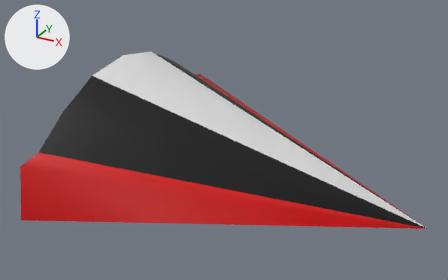
One commit to the FBX model Unreal 4.21.2 Team 17 Project/Team17Project 4.21/Assets/M_Player_One.fbx: the scene before it, then after it.
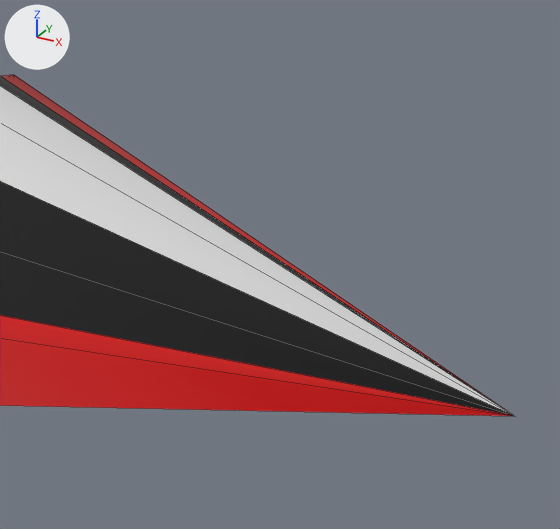
Each version is shown whole from a 50 mm camera at (1.429, -3.075, 1.797) aimed at (-0.196, -0.121, 0.32), then close up on the part from 43% to 100% of the width and 14% to 100% of the height. The axes (+X, +Y, +Z) are drawn at upper left. The lights are the same throughout. The close-ups show mesh edges as thin lines. Where no turn or scale is listed for an object, it has been applied to the vertices.

Before the edit, the objects in view are built like this:
```python
me_mesh = bpy.data.meshes.new('Mesh')
me_mesh.from_pydata(...)  # 12 vertices, 16 faces; spans x -1.0..1.0, y -1.0..1.0, z 0.0..0.7
# faces by material slot: [4, 10, 2]
me_mesh.materials.append(mat_lambert2)  # red #d30000
me_mesh.materials.append(mat_lambert3)  # black #000000
me_mesh.materials.append(mat_lambert4)  # light grey #e3e3e3
# before: 3 (-1.0, 0.59, 0.5), 4 (-1.0, 0.31, 0.65), 5 (-1.0, 0.0, 0.7), 6 (-1.0, -0.31, 0.65), 7 (-1.0, -0.59, 0.5)
# before: 11 (1.0, 0.0, 0.0) at pixel (515, 416)
ob_pcone1 = bpy.data.objects.new('pCone1', me_mesh)
ob_pcone1.location = (0.0, 0.0, 0.0)
```
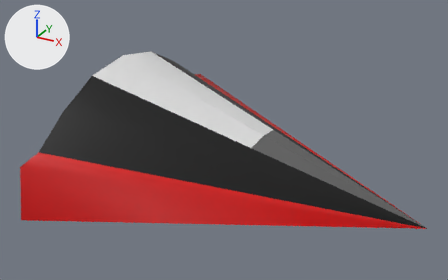
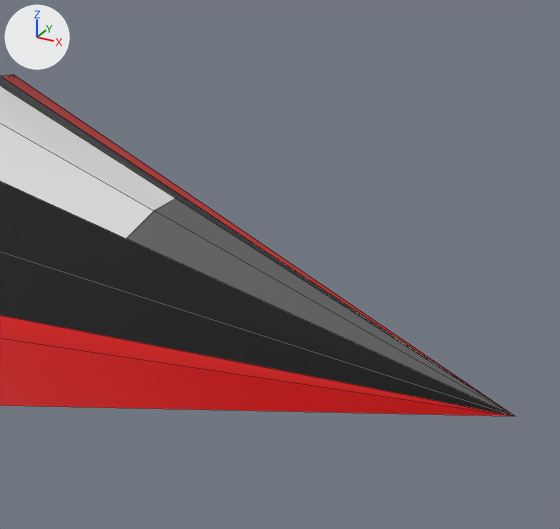
Boxes (x1, y1, x2, y2) around the edits, measured in the close-ups (560 x 529 px; the box of a moved part takes in the faces that stretch with it):
part 1 of me_mesh, moved or reshaped
    both: (0, 76, 514, 416)

The edits, one by one:
Material 'lambert5' (mat_lambert5) is new.
Its base color is (0.12, 0.12, 0.12) (dark grey #616161).
me_mesh has 12 vertices, 16 faces and spans x -1.0..1.0, y -1.0..1.0, z 0.0..0.7.
me_mesh is used by ob_pcone1; location (0.0, 0.0, 0.0).
Verts and faces of me_mesh; kept vertices keep their numbers, new ones are numbered from 12.
Part 1, on me_mesh:
Faces deleted: (3, 4, 11), (4, 5, 11), (5, 6, 11), (6, 7, 11).
New vertex 12 is at (0.0, -0.15, 0.32), pixel (126, 238).
New vertex 13 is at (0.01, 0.0, 0.35), pixel (154, 210).
New vertex 14 is at (0.0, 0.15, 0.32), pixel (175, 198).
New faces: (3, 4, 14, 11), (6, 7, 11, 12) (mat_lambert3 (black #000000)).
New faces: (4, 5, 13, 14), (5, 6, 12, 13) (mat_lambert4 (light grey #e3e3e3)).
New faces: (11, 13, 12), (11, 14, 13) (mat_lambert5 (dark grey #616161)).
me_mesh now uses material mat_lambert5 (dark grey #616161).
